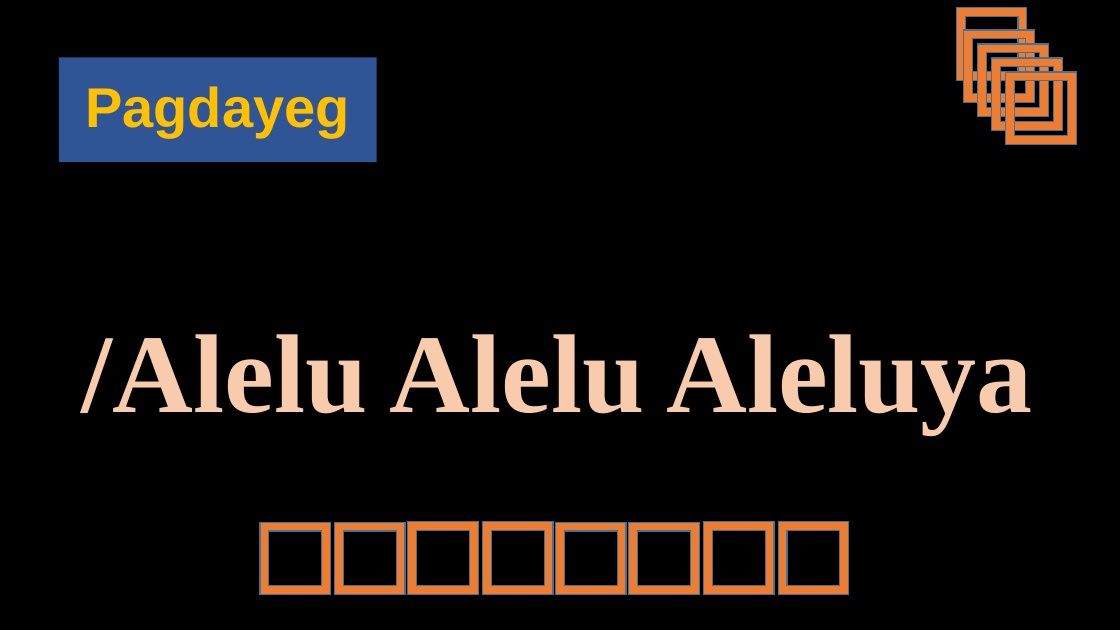
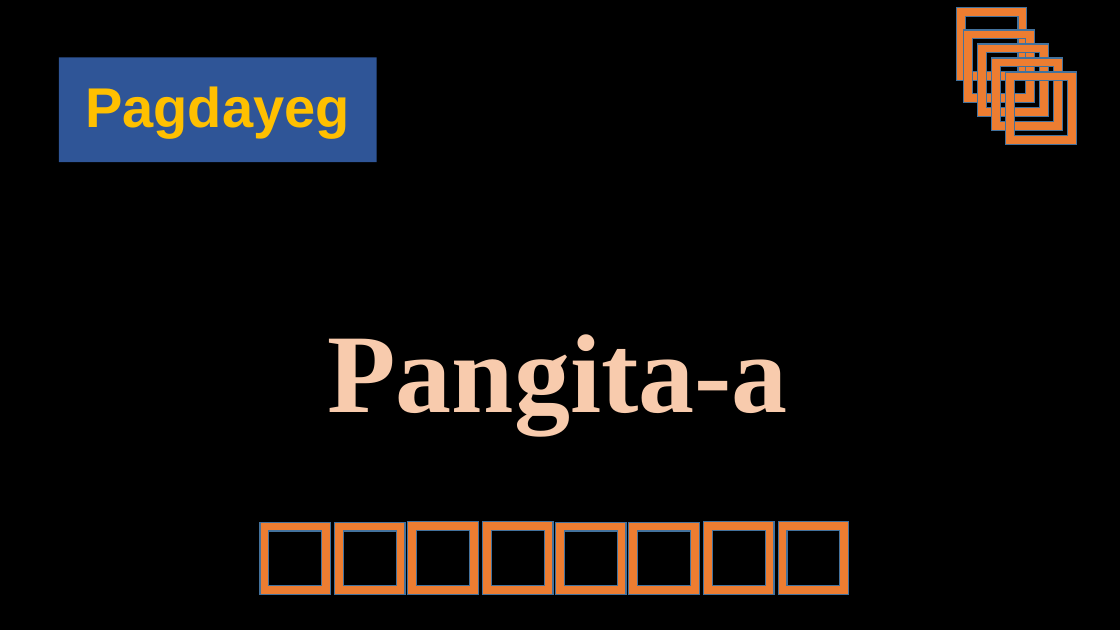
Before and after one commit to CHRISTIANARIBAL/Simbahan, a slide deck: slide 51 of 2Permanent/Final Na Ni.pptx. Drawn at 1120x630 pixels with LibreOffice and Linux fonts; fonts in the diff are those of the drawing. Boxes give left, top, right and bottom in pixels: in the first picture for what was removed or moved away, otherwise in the second. Text is boxed around its words. In the diff, an @@ line names an element or a change of style, - is before the commit and + after.

```diff
--- a/2Permanent/Final Na Ni.pptx
+++ b/2Permanent/Final Na Ni.pptx
@@ text at (328,334,788,432): text changed @@
-/Alelu Alelu Aleluya
+Pangita-a
```
Also in this commit, not shown: 6 other slides changed, 34 slides added, 13 slides removed.
